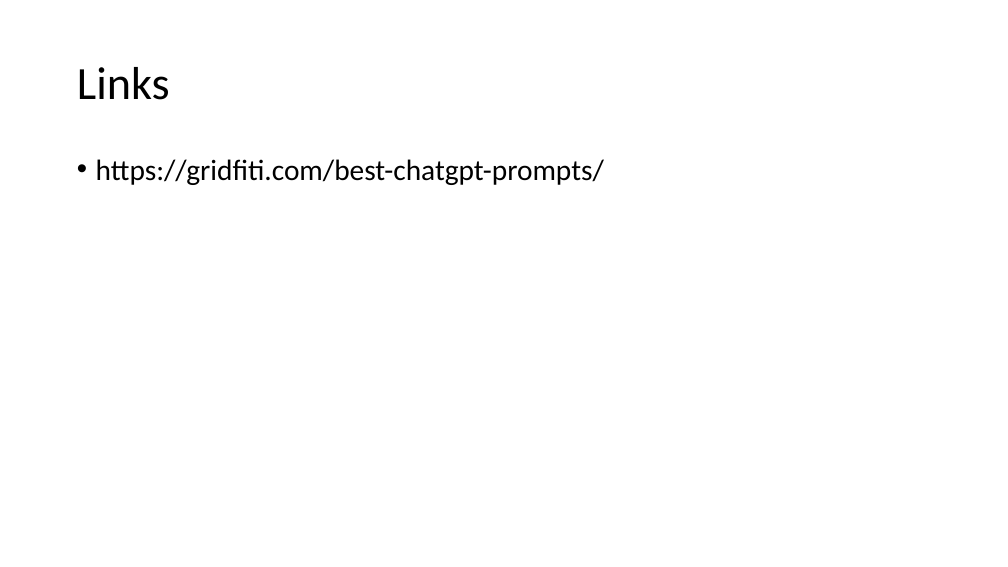
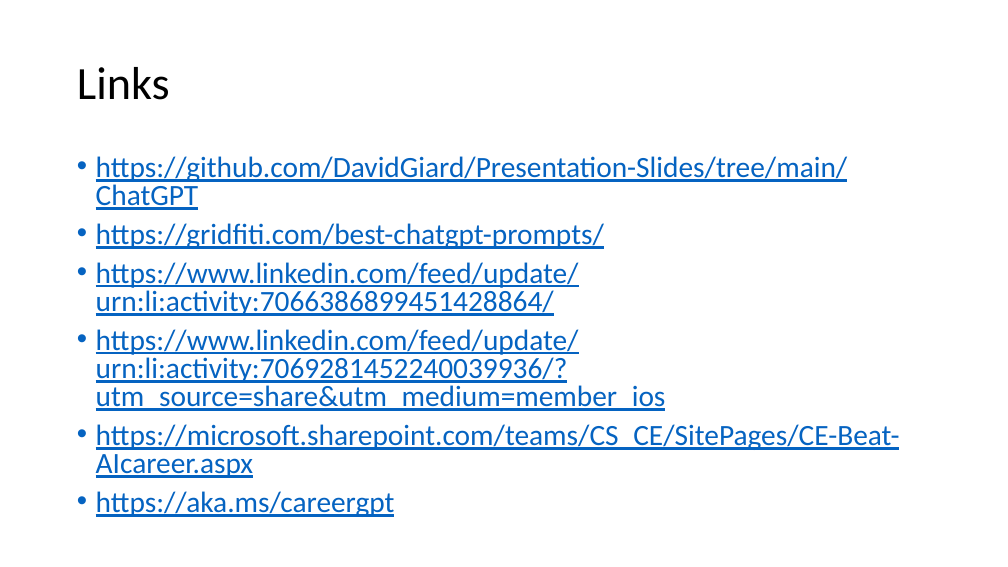
Before and after one commit to DavidGiard/Presentation-Slides, a slide deck: slide 19 of ChatGPT/ChatGPT.pptx (slide 18 before the commit). Drawn at 1008x567 pixels with LibreOffice and Linux fonts; fonts in the diff are those of the drawing. Boxes give left, top, right and bottom in pixels: in the first picture for what was removed or moved away, otherwise in the second. Text is boxed around its words. In the diff, an @@ line names an element or a change of style, - is before the commit and + after.

Commit message:
Update ChatGPT slides

```diff
--- a/ChatGPT/ChatGPT.pptx
+++ b/ChatGPT/ChatGPT.pptx
@@ text at (x1=96, y1=156, x2=848, y2=210): paragraph added @@
+• https://github.com/DavidGiard/Presentation-Slides/tree/main/ChatGPT
@@ text at (x1=96, y1=223, x2=604, y2=249): text colour #000000 to #0563C1, underline on in "https://gridfiti.com/best-chatgpt-prompts/"; line spacing 0.9 to 0.8 @@
@@ text at (x1=96, y1=262, x2=900, y2=517): paragraphs added @@
+• https://www.linkedin.com/feed/update/urn:li:activity:7066386899451428864/
+• https://www.linkedin.com/feed/update/urn:li:activity:7069281452240039936/?utm_source=share&utm_medium=member_ios
+• https://microsoft.sharepoint.com/teams/CS_CE/SitePages/CE-Beat-AIcareer.aspx
+• https://aka.ms/careergpt
```
Also in this commit, not shown: 7 other slides changed, 1 slide added.
